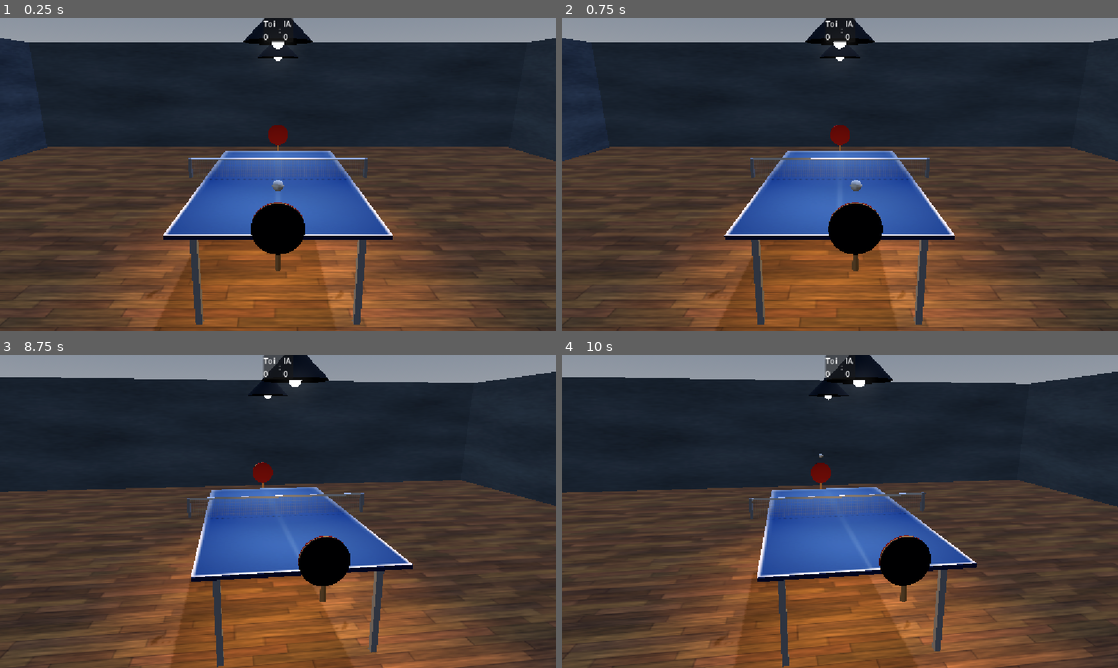
Above: before the commit, frames 1-4 (two rows, left to right).
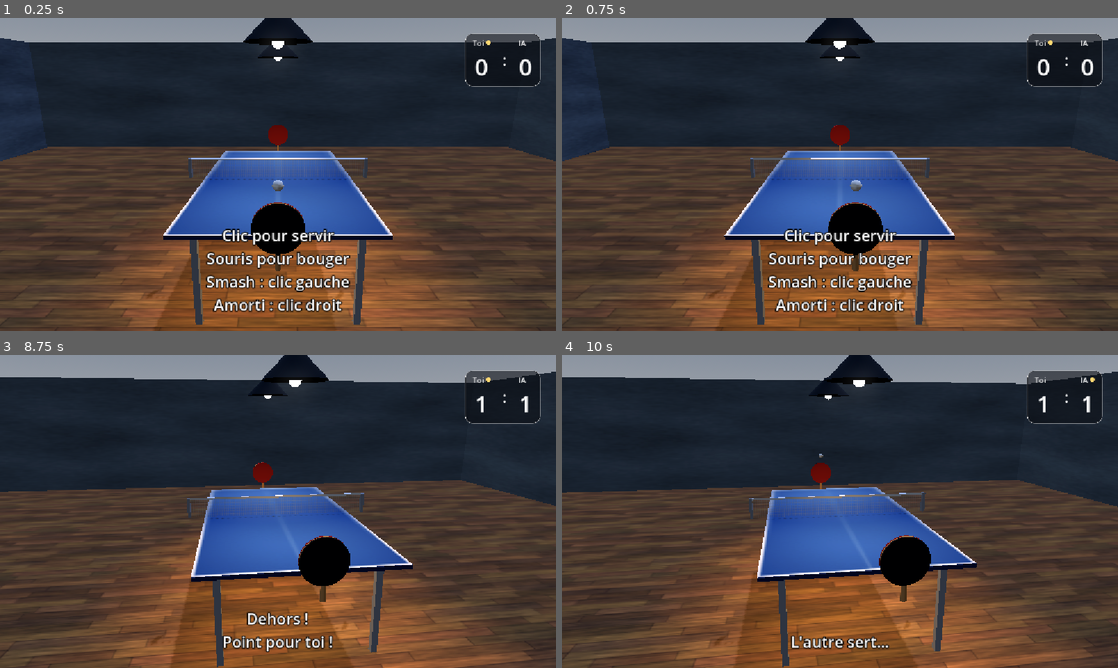
Above: after the commit, the same moments.

Repository: sylvainlap/slapingpong
Game: Godot game, scene res://scenes/main.tscn
The game is run twice, just before and just after one commit, with the same random seed, the same clock (stepped at 60 frames per second) and the same inputs.
Inputs (mouse positions are in pixels of both pictures, inside the frame that each line leads up to):
- Up to frame 1 (0.25 s): no input
- Up to frame 2 (0.75 s): tap Enter at 0.5 s; move the mouse to (867, 174) at 0.52 s; hold Right mouse button (drop) from 0.53 s (still down)
- Up to frame 3 (8.75 s): tap Space at 1.25 s; move the mouse to (250, 511) at 1.27 s; release Right mouse button (drop) at 1.28 s; click (250, 511) at 1.35 s; move the mouse to (289, 505) at 2.02 s; hold Right mouse button (drop) 2.03-2.78 s; move the mouse to (272, 517) at 2.77 s; click (272, 517) at 2.85 s; move the mouse to (316, 514) at 3.52 s; hold Right mouse button (drop) 3.53-4.28 s; move the mouse to (233, 508) at 4.27 s; click (233, 508) at 4.35 s; move the mouse to (283, 511) at 5.02 s; hold Right mouse button (drop) 5.03-5.78 s; move the mouse to (255, 505) at 5.77 s; click (255, 505) at 5.85 s; move the mouse to (305, 511) at 6.52 s; hold Right mouse button (drop) 6.53-7.28 s; move the mouse to (250, 511) at 7.27 s; click (250, 511) at 7.35 s; move the mouse to (289, 505) at 8.02 s; hold Right mouse button (drop) from 8.03 s (still down)
- Up to frame 4 (10 s): move the mouse to (834, 517) at 8.77 s; release Right mouse button (drop) at 8.78 s; click (834, 517) at 8.85 s; move the mouse to (878, 514) at 9.52 s; hold Right mouse button (drop) from 9.53 s (still down)

The runs differ from the first frame. In frame 1, 3.3% of the frame differs, in the area x 37-98%, y 0-94%; in frame 2, 3.3%; in frame 3, 1.7%; in frame 4, 1.2%.

Commit message:
feat(hud): more work on hud

Diff:
--- a/scenes/main.gd
+++ b/scenes/main.gd
@@ -56,14 +56,13 @@
 @export var player_score_label: Label
 @export var ai_score_label: Label
 @export var player_server_panel: Panel
-@export var ai_serve_panel: Panel
+@export var ai_server_panel: Panel
 @export var flash_label: Label
 @export var status_label: Label
 
 var _state: State = State.SERVE
 var _score: Dictionary = { PLAYER_SIDE: 0, AI_SIDE: 0 }
 var _server: int = PLAYER_SIDE
-var _message: String = ""
 var _timer: float = 0.0
 
 var _ball_position: Vector3 = Vector3.ZERO
@@ -119,6 +118,8 @@
 	#game_menu.ai_difficulty_changed.connect(set_difficulty)
 	#game_menu.mouse_sensitivity_changed.connect(_on_mouse_sensitivity_multiplier_changed)
 	_base_mouse_sensitivity = mouse_sensitivity
+	_show_status("")
+	_show_flash("")
 	start_new_game()
 
 
@@ -201,9 +202,9 @@
 	_ball_velocity = Vector3.ZERO
 
 	if _server == PLAYER_SIDE:
-		_message = "Clic pour servir\nSouris pour bouger\nSmash : clic gauche\nAmorti : clic droit"
+		_show_status("Clic pour servir\nSouris pour bouger\nSmash : clic gauche\nAmorti : clic droit")
 	else:
-		_message = "L'autre sert..."
+		_show_status("L'autre sert...")
 		_timer = ai_serve_timer
 
 
@@ -220,9 +221,9 @@
 
 
 func _launch_serve(x_in: float) -> void:
+	_show_status("")
 	_ball_velocity = Vector3((randf_range(-0.5, 0.5) - x_in) / 0.95, 0.0, serve_speed * -_server)
 	_last_hitter = _server
-	_message = ""
 	_state = State.PLAY
 	_animate_paddle_swing(paddle_player if _server == PLAYER_SIDE else paddle_ai, 40.0)
 	_play_hit_sound(Shot.NORMAL)
@@ -346,14 +347,14 @@
 	_play_score_sound()
 
 	var result_text: String = "Point pour toi !" if winner == PLAYER_SIDE else "Point pour l'IA"
-	_message = (reason + "\n" if reason != "" else "") + result_text
+	_show_status((reason + "\n" if reason != "" else "") + result_text)
 
 	var player_points: int = _score[PLAYER_SIDE]
 	var ai_points: int = _score[AI_SIDE]
 	var has_reached_target: bool = player_points >= points_to_win or ai_points >= points_to_win
 	if has_reached_target and absi(player_points - ai_points) >= 2:
 		_state = State.GAMEOVER
-		_message = ("Victoire !" if player_points > ai_points else "Défaite...") + "\nClic pour rejouer"
+		_show_status(("Victoire !" if player_points > ai_points else "Défaite...") + "\nClic pour rejouer")
 
 
 func _let_ball_fall(delta: float) -> void:
@@ -459,18 +460,20 @@
 
 
 func _update_hud() -> void:
-	#var player_score_text: String = str(_score[PLAYER_SIDE])
-	#var ai_score_text: String = str(_score[AI_SIDE])
-	#if player_score_label.text != player_score_text:
-	#	player_score_label.text = player_score_text
-	#if ai_score_label.text != ai_score_text:
-	#	ai_score_label.text = ai_score_text
-	## la pastille dorée indique qui sert
-	#player_serve_indicator.modulate.a = 1.0 if _server == PLAYER_SIDE else 0.0
-	#ai_serve_indicator.modulate.a = 1.0 if _server == AI_SIDE else 0.0
-	#if status_message_label.text != _message:
-	#	status_message_label.text = _message
+	# TODO: to remove, no need to execute each frame
+	var player_score_text: String = str(_score[PLAYER_SIDE])
+	var ai_score_text: String = str(_score[AI_SIDE])
+	if player_score_label.text != player_score_text:
+		player_score_label.text = player_score_text
+	if ai_score_label.text != ai_score_text:
+		ai_score_label.text = ai_score_text
+	player_server_panel.modulate.a = 1.0 if _server == PLAYER_SIDE else 0.0
+	ai_server_panel.modulate.a = 1.0 if _server == AI_SIDE else 0.0
 	pass
+
+
+func _show_status(text_in: String) -> void:
+	status_label.text = text_in
 
 
 func _show_flash(text_in: String) -> void:
@@ -594,9 +597,10 @@
 	_animate_paddle_swing(paddle_player if side_in == PLAYER_SIDE else paddle_ai, swing_degrees)
 	_play_hit_sound(shot)
 
-	if shot != Shot.NORMAL:
-		var announcer_prefix: String = "" if side_in == PLAYER_SIDE else "IA : "
-		_show_flash(announcer_prefix + ("Smash !" if shot == Shot.SMASH else "Amorti"))
+	if shot == Shot.SMASH:
+		_show_flash("Smash !")
+	elif shot == Shot.DROP:
+		_show_flash("Amorti...")
 
 
 ## Calcule la vitesse de la balle pour qu'elle rebondisse en (target_x, profondeur voulue de l'autre côté)
--- a/scenes/main.tscn
+++ b/scenes/main.tscn
@@ -53,14 +53,14 @@
 size = Vector2(14, 3)
 orientation = 2
 
-[node name="Main" type="Node3D" unique_id=1592676493 node_paths=PackedStringArray("player_score_label", "ai_score_label", "player_server_panel", "ai_serve_panel", "flash_label", "status_label")]
+[node name="Main" type="Node3D" unique_id=1592676493 node_paths=PackedStringArray("player_score_label", "ai_score_label", "player_server_panel", "ai_server_panel", "flash_label", "status_label")]
 script = ExtResource("1_tbgi4")
-player_score_label = NodePath("Hud/ScoreContainer/HBoxContainer/PlayerScoreContainer/PlayerScoreLabel")
-ai_score_label = NodePath("Hud/ScoreContainer/HBoxContainer/AIScoreContainer/IAScoreLabel")
-player_server_panel = NodePath("Hud/ScoreContainer/HBoxContainer/PlayerScoreContainer/HBoxContainer/PlayerServerPanel")
-ai_serve_panel = NodePath("Hud/ScoreContainer/HBoxContainer/AIScoreContainer/HBoxContainer/IAServerPanel")
-flash_label = NodePath("Hud/FlashLabel")
-status_label = NodePath("Hud/StatusLabel")
+player_score_label = NodePath("Hud/MarginContainer/ScoreContainer/HBoxContainer/PlayerScoreContainer/PlayerScoreLabel")
+ai_score_label = NodePath("Hud/MarginContainer/ScoreContainer/HBoxContainer/AIScoreContainer/IAScoreLabel")
+player_server_panel = NodePath("Hud/MarginContainer/ScoreContainer/HBoxContainer/PlayerScoreContainer/HBoxContainer/PlayerServerPanel")
+ai_server_panel = NodePath("Hud/MarginContainer/ScoreContainer/HBoxContainer/AIScoreContainer/HBoxContainer/IAServerPanel")
+flash_label = NodePath("Hud/MarginContainer/FlashLabel")
+status_label = NodePath("Hud/MarginContainer/StatusLabel")
 
 [node name="WorldEnvironment" type="WorldEnvironment" parent="." unique_id=1387784227]
 environment = SubResource("Environment_tefeu")
--- a/scenes/uis/hud.tscn
+++ b/scenes/uis/hud.tscn
@@ -1,69 +1,120 @@
 [gd_scene format=3 uid="uid://caod244jyjkpt"]
+
+[sub_resource type="StyleBoxFlat" id="StyleBoxFlat_ioyky"]
+content_margin_left = 16.0
+content_margin_top = 8.0
+content_margin_right = 16.0
+content_margin_bottom = 8.0
+bg_color = Color(0.03137255, 0.039215688, 0.05882353, 0.54901963)
+border_width_left = 1
+border_width_top = 1
+border_width_right = 1
+border_width_bottom = 1
+corner_radius_top_left = 16
+corner_radius_top_right = 16
+corner_radius_bottom_right = 16
+corner_radius_bottom_left = 16
+
+[sub_resource type="StyleBoxFlat" id="StyleBoxFlat_jvosa"]
+bg_color = Color(1, 0.8509804, 0.4509804, 1)
+corner_radius_top_left = 8
+corner_radius_top_right = 8
+corner_radius_bottom_right = 8
+corner_radius_bottom_left = 8
+
+[sub_resource type="StyleBoxFlat" id="StyleBoxFlat_inh3s"]
+bg_color = Color(1, 0.8509804, 0.4509804, 1)
+corner_radius_top_left = 8
+corner_radius_top_right = 8
+corner_radius_bottom_right = 8
+corner_radius_bottom_left = 8
 
 [node name="Hud" type="CanvasLayer" unique_id=1993853115]
 
-[node name="ScoreContainer" type="PanelContainer" parent="." unique_id=1075740698]
-anchors_preset = 5
-anchor_left = 0.5
-anchor_right = 0.5
-offset_left = -20.0
-offset_right = 20.0
-offset_bottom = 40.0
+[node name="MarginContainer" type="MarginContainer" parent="." unique_id=1178458882]
+anchors_preset = 15
+anchor_right = 1.0
+anchor_bottom = 1.0
 grow_horizontal = 2
+grow_vertical = 2
+theme_override_constants/margin_left = 32
+theme_override_constants/margin_top = 32
+theme_override_constants/margin_right = 32
+theme_override_constants/margin_bottom = 32
 
-[node name="HBoxContainer" type="HBoxContainer" parent="ScoreContainer" unique_id=348070412]
+[node name="ScoreContainer" type="PanelContainer" parent="MarginContainer" unique_id=1075740698]
+layout_mode = 2
+size_flags_horizontal = 8
+size_flags_vertical = 0
+theme_override_styles/panel = SubResource("StyleBoxFlat_ioyky")
+
+[node name="HBoxContainer" type="HBoxContainer" parent="MarginContainer/ScoreContainer" unique_id=348070412]
+layout_mode = 2
+theme_override_constants/separation = 24
+
+[node name="PlayerScoreContainer" type="VBoxContainer" parent="MarginContainer/ScoreContainer/HBoxContainer" unique_id=1112856772]
 layout_mode = 2
 
-[node name="PlayerScoreContainer" type="VBoxContainer" parent="ScoreContainer/HBoxContainer" unique_id=1112856772]
+[node name="HBoxContainer" type="HBoxContainer" parent="MarginContainer/ScoreContainer/HBoxContainer/PlayerScoreContainer" unique_id=1326807909]
 layout_mode = 2
 
-[node name="HBoxContainer" type="HBoxContainer" parent="ScoreContainer/HBoxContainer/PlayerScoreContainer" unique_id=1326807909]
-layout_mode = 2
-
-[node name="Label" type="Label" parent="ScoreContainer/HBoxContainer/PlayerScoreContainer/HBoxContainer" unique_id=111672250]
+[node name="Label" type="Label" parent="MarginContainer/ScoreContainer/HBoxContainer/PlayerScoreContainer/HBoxContainer" unique_id=111672250]
 layout_mode = 2
 text = "Toi"
 
-[node name="PlayerServerPanel" type="Panel" parent="ScoreContainer/HBoxContainer/PlayerScoreContainer/HBoxContainer" unique_id=1150646536]
+[node name="PlayerServerPanel" type="Panel" parent="MarginContainer/ScoreContainer/HBoxContainer/PlayerScoreContainer/HBoxContainer" unique_id=1150646536]
+custom_minimum_size = Vector2(10, 10)
+layout_mode = 2
+size_flags_horizontal = 4
+size_flags_vertical = 4
+theme_override_styles/panel = SubResource("StyleBoxFlat_jvosa")
+
+[node name="PlayerScoreLabel" type="Label" parent="MarginContainer/ScoreContainer/HBoxContainer/PlayerScoreContainer" unique_id=839083659]
+layout_mode = 2
+theme_override_font_sizes/font_size = 48
+text = "0"
+horizontal_alignment = 1
+
+[node name="Label" type="Label" parent="MarginContainer/ScoreContainer/HBoxContainer" unique_id=766445254]
+layout_mode = 2
+theme_override_font_sizes/font_size = 32
+text = ":"
+
+[node name="AIScoreContainer" type="VBoxContainer" parent="MarginContainer/ScoreContainer/HBoxContainer" unique_id=686421352]
 layout_mode = 2
 
-[node name="PlayerScoreLabel" type="Label" parent="ScoreContainer/HBoxContainer/PlayerScoreContainer" unique_id=839083659]
-layout_mode = 2
-text = "0"
-
-[node name="Label" type="Label" parent="ScoreContainer/HBoxContainer" unique_id=766445254]
-layout_mode = 2
-text = ":"
-
-[node name="AIScoreContainer" type="VBoxContainer" parent="ScoreContainer/HBoxContainer" unique_id=686421352]
+[node name="HBoxContainer" type="HBoxContainer" parent="MarginContainer/ScoreContainer/HBoxContainer/AIScoreContainer" unique_id=992197928]
 layout_mode = 2
 
-[node name="HBoxContainer" type="HBoxContainer" parent="ScoreContainer/HBoxContainer/AIScoreContainer" unique_id=992197928]
-layout_mode = 2
-
-[node name="Label" type="Label" parent="ScoreContainer/HBoxContainer/AIScoreContainer/HBoxContainer" unique_id=1953545740]
+[node name="Label" type="Label" parent="MarginContainer/ScoreContainer/HBoxContainer/AIScoreContainer/HBoxContainer" unique_id=1953545740]
 layout_mode = 2
 text = "IA"
 
-[node name="IAServerPanel" type="Panel" parent="ScoreContainer/HBoxContainer/AIScoreContainer/HBoxContainer" unique_id=1049523975]
+[node name="IAServerPanel" type="Panel" parent="MarginContainer/ScoreContainer/HBoxContainer/AIScoreContainer/HBoxContainer" unique_id=1049523975]
+custom_minimum_size = Vector2(10, 10)
 layout_mode = 2
+size_flags_horizontal = 4
+size_flags_vertical = 4
+theme_override_styles/panel = SubResource("StyleBoxFlat_inh3s")
 
-[node name="IAScoreLabel" type="Label" parent="ScoreContainer/HBoxContainer/AIScoreContainer" unique_id=119554800]
+[node name="IAScoreLabel" type="Label" parent="MarginContainer/ScoreContainer/HBoxContainer/AIScoreContainer" unique_id=119554800]
 layout_mode = 2
+theme_override_font_sizes/font_size = 48
 text = "0"
+horizontal_alignment = 1
 
-[node name="FlashLabel" type="Label" parent="." unique_id=223746659]
-anchors_preset = 10
-anchor_right = 1.0
-offset_bottom = 23.0
-grow_horizontal = 2
+[node name="FlashLabel" type="Label" parent="MarginContainer" unique_id=223746659]
+layout_mode = 2
+size_flags_horizontal = 4
+theme_override_constants/outline_size = 10
+theme_override_font_sizes/font_size = 48
+text = "Flash message"
 
-[node name="StatusLabel" type="Label" parent="." unique_id=1396064055]
-anchors_preset = 12
-anchor_top = 1.0
-anchor_right = 1.0
-anchor_bottom = 1.0
-offset_top = -23.0
-grow_horizontal = 2
-grow_vertical = 0
+[node name="StatusLabel" type="Label" parent="MarginContainer" unique_id=1396064055]
+layout_mode = 2
+size_flags_horizontal = 4
+size_flags_vertical = 8
+theme_override_constants/outline_size = 8
+theme_override_font_sizes/font_size = 32
+text = "Status Message"
 horizontal_alignment = 1
